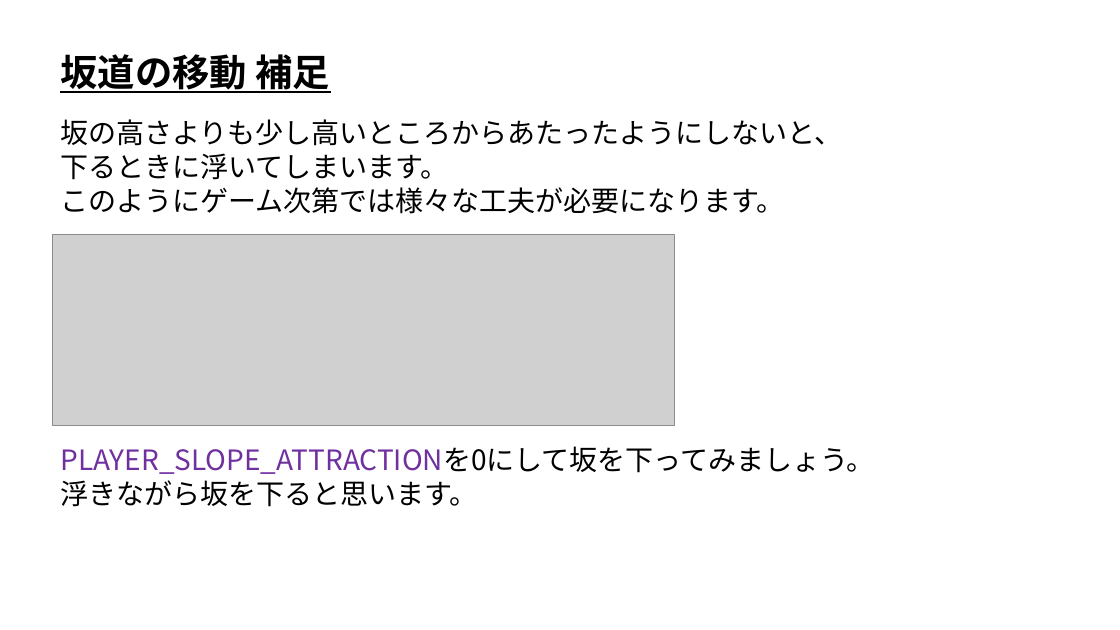
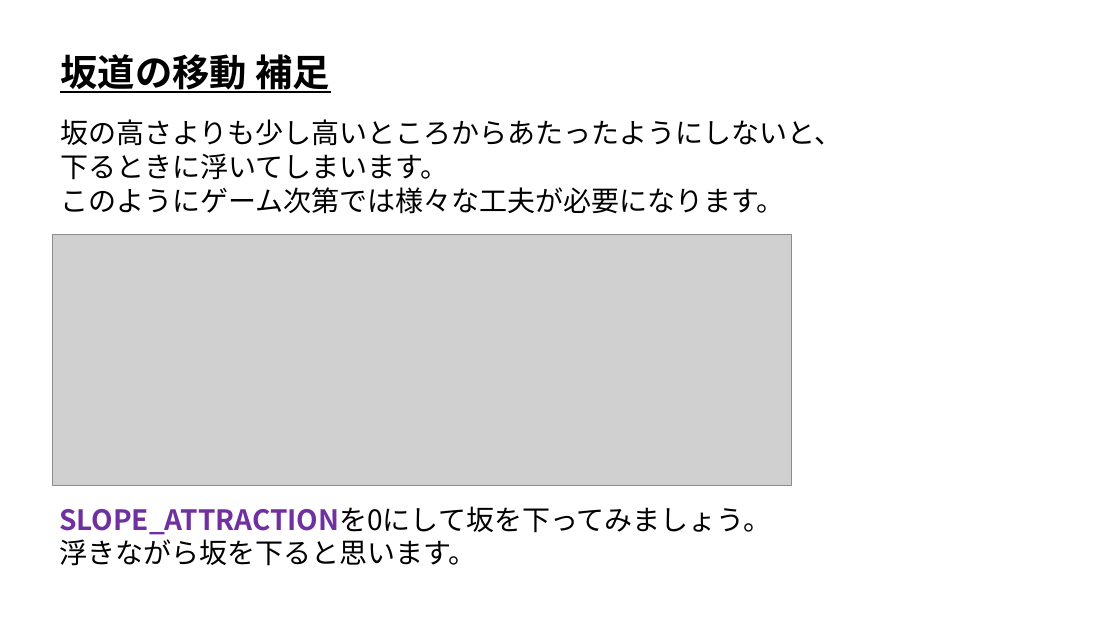
Before and after one commit to ArakiYusuke-Ohara/Textbook, a slide deck: slide 8 of ゲーム科1年/00_前期/ゲームプログラミングⅢ/ゲーム数学/実習/00_坂道の移動.pptx. Drawn at 1120x630 pixels with LibreOffice and Linux fonts; fonts in the diff are those of the drawing; grey boxes stand for pictures. Boxes give left, top, right and bottom in pixels: in the first picture for what was removed or moved away, otherwise in the second. Text is boxed around its words. In the diff, an @@ line names an element or a change of style, - is before the commit and + after.

```diff
--- a/ゲーム科1年/00_前期/ゲームプログラミングⅢ/ゲーム数学/実習/00_坂道の移動.pptx
+++ b/ゲーム科1年/00_前期/ゲームプログラミングⅢ/ゲーム数学/実習/00_坂道の移動.pptx
@@ picture: place and size @@
-picture at (52, 235, 675, 426)
+picture at (52, 235, 791, 486)
@@ text "SLOPE_ATTRACTIONを0にして坂を下ってみましょう。": place and size @@
-text "SLOPE_ATTRACTIONを0にして坂を下ってみましょう。" at (60, 446, 874, 507)
+text "SLOPE_ATTRACTIONを0にして坂を下ってみましょう。" at (59, 506, 771, 566)
@@ text at (59, 506, 771, 535): text changed; bold on @@
-PLAYER_SLOPE_ATTRACTIONを0にして坂を下ってみましょう。
+SLOPE_ATTRACTIONを0にして坂を下ってみましょう。
```
Also in this commit, not shown: 3 other slides changed.
